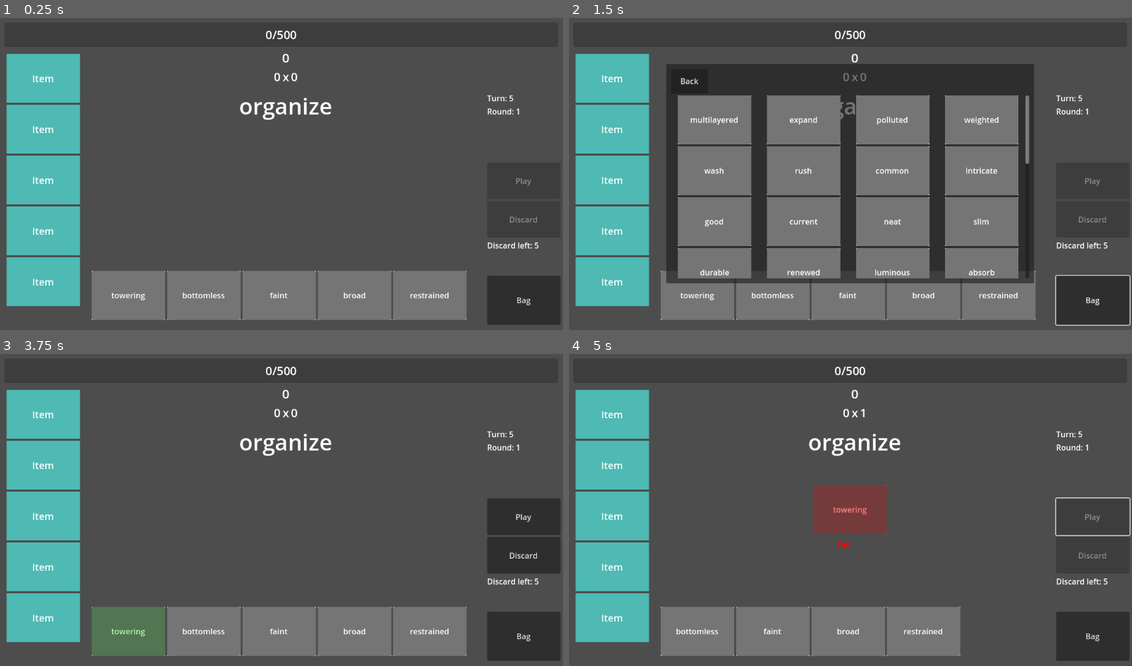
Above: before the commit, frames 1-4 (two rows, left to right).
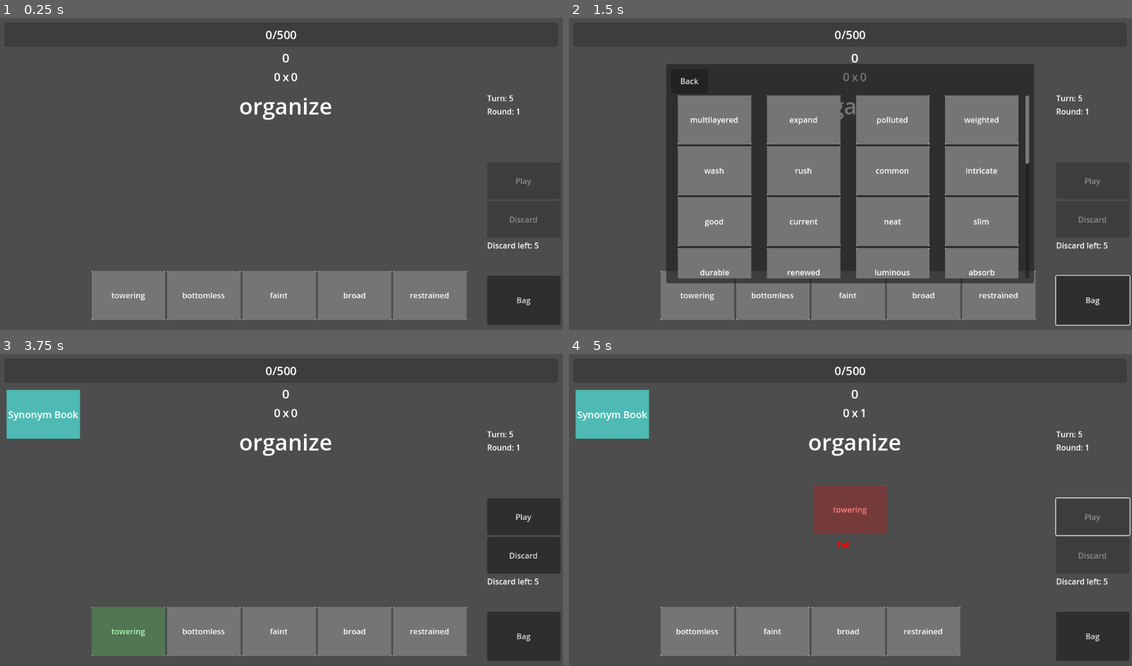
Above: after the commit, the same moments.

Repository: BMinh166/english-game-learning
Game: Godot game, scene res://scenes/Main.tscn
The game is run twice, just before and just after one commit, with the same random seed, the same clock (stepped at 60 frames per second) and the same inputs.
Inputs (mouse positions are in pixels of both pictures, inside the frame that each line leads up to):
- Up to frame 1 (0.25 s): no input
- Up to frame 2 (1.5 s): click "Bag" at 0.5 s; click "Bag" at 1.25 s
- Up to frame 3 (3.75 s): click "Bag" at 2 s; click "Back" at 2.75 s; tap Enter (ui_accept) at 3.5 s; move the mouse to (129, 631) at 3.52 s; hold Enter (ui_accept) from 3.53 s (still down); click (129, 631) at 3.67 s
- Up to frame 4 (5 s): release Enter (ui_accept) at 4.25 s; click "Play" at 4.25 s

The runs differ from the first frame. In frame 1, 10% of the frame differs, in the area x 1-15%, y 11-93%; in frame 2, 10%; in frame 3, 8.4%; in frame 4, 8.4%.

Commit message:
Add item feature

Diff:
--- /dev/null
+++ b/scenes/Items/Item.gd
@@ -0,0 +1,36 @@
+extends Control
+
+@onready var label = $MarginContainer/ColorRect/Label
+
+var item_data
+
+func setup(data):
+	item_data = data
+
+	label.text = data.name
+
+func activate():
+
+	scale = Vector2.ONE
+
+	var tween = create_tween()
+
+	modulate = Color(1.3, 1.3, 0.7)
+
+	tween.tween_property(
+		self,
+		"scale",
+		Vector2(1.1,1.1),
+		0.1
+	)
+
+	tween.tween_property(
+		self,
+		"scale",
+		Vector2.ONE,
+		0.1
+	)
+
+	await tween.finished
+
+	modulate = Color.WHITE
--- /dev/null
+++ b/scenes/Items/ItemContainer.gd
@@ -0,0 +1,11 @@
+extends Control
+
+
+# Called when the node enters the scene tree for the first time.
+func _ready() -> void:
+	pass # Replace with function body.
+
+
+# Called every frame. 'delta' is the elapsed time since the previous frame.
+func _process(delta: float) -> void:
+	pass
--- /dev/null
+++ b/scenes/Items/ItemDB.gd
@@ -0,0 +1,23 @@
+extends Node
+class_name ItemDB
+
+static var ITEMS = {
+
+	# =====================
+	# COMMON
+	# =====================
+
+	"synonym_book": {
+		"id": "synonym_book",
+		"name": "Synonym Book",
+		"rarity": "common",
+		"description": "Synonym relations gain +10 Point"
+	},
+
+	"lucky_pen": {
+		"id": "lucky_pen",
+		"name": "Lucky Pen",
+		"rarity": "common",
+		"description": "All +Mult effects gain +1 extra Mult"
+	}
+}
--- /dev/null
+++ b/scenes/Items/ItemManager.gd
@@ -0,0 +1,107 @@
+extends Node
+class_name ItemManager
+
+var items = []
+
+# =====================
+# ADD ITEM
+# =====================
+
+func add_item(item_id: String):
+	if item_id in items:
+		return
+
+	items.append(item_id)
+
+	print("ADD ITEM:", item_id)
+
+# =====================
+# REMOVE ITEM
+# =====================
+
+func remove_item(item_id: String):
+	items.erase(item_id)
+
+# =====================
+# CHECK ITEM
+# =====================
+
+func has_item(item_id: String) -> bool:
+	return item_id in items
+
+# =====================
+# GET PLAYER ITEMS
+# =====================
+
+func get_items() -> Array:
+	return items
+
+# =====================
+# MODIFY STEP
+# =====================
+
+func modify_step(step: Dictionary) -> Dictionary:
+
+	var result = step.duplicate()
+
+	print("\n===== ITEM MODIFY START =====")
+	print("ORIGINAL STEP:", result)
+
+	for item in items:
+
+		print("\nCHECK ITEM:", item)
+
+		#match item:
+
+	return result
+
+func modify_final(point, mult, data) -> Dictionary:
+
+	var result = {
+		"point": point,
+		"mult": mult
+	}
+
+	var effects = []
+
+	for item in items:
+
+		match item:
+
+			# =====================
+			# SYNONYM BOOK
+			# =====================
+
+			"synonym_book":
+				if !data.is_valid:
+					continue
+
+				if data.get("relation_type", "") == "synonym":
+
+					print("✅ SYNONYM BOOK ACTIVATED")
+					result.point += 10
+
+					effects.append({
+						"type": "add_point",
+						"value": 10,
+						"item_id": "synonym_book"
+					})
+
+			# =====================
+			# LUCKY PEN
+			# =====================
+
+			"lucky_pen":
+				if !data.is_valid:
+					continue
+				result.mult += 1
+				print("✅ LUCKY PEN ACTIVATED")
+				effects.append({
+					"type": "add_mult",
+					"value": 1,
+					"item_id": "lucky_pen"
+				})
+
+	result["effects"] = effects
+
+	return result
--- a/scenes/Items/item.tscn
+++ b/scenes/Items/item.tscn
@@ -1,4 +1,6 @@
-[gd_scene load_steps=2 format=3 uid="uid://dibgjlfac13mo"]
+[gd_scene load_steps=3 format=3 uid="uid://dibgjlfac13mo"]
+
+[ext_resource type="Script" uid="uid://l0t6vtj51psr" path="res://scenes/Items/Item.gd" id="1_ibweg"]
 
 [sub_resource type="LabelSettings" id="LabelSettings_vx682"]
 font_size = 20
@@ -9,6 +11,7 @@
 anchors_preset = 0
 offset_right = 40.0
 offset_bottom = 40.0
+script = ExtResource("1_ibweg")
 
 [node name="MarginContainer" type="MarginContainer" parent="."]
 layout_mode = 1
--- a/scenes/Items/item_container.tscn
+++ b/scenes/Items/item_container.tscn
@@ -1,5 +1,6 @@
-[gd_scene load_steps=2 format=3 uid="uid://dfacalig5kwqo"]
+[gd_scene load_steps=3 format=3 uid="uid://dfacalig5kwqo"]
 
+[ext_resource type="Script" uid="uid://bunmy5haabq1n" path="res://scenes/Items/ItemContainer.gd" id="1_1781g"]
 [ext_resource type="PackedScene" uid="uid://dibgjlfac13mo" path="res://scenes/Items/item.tscn" id="1_e1fji"]
 
 [node name="ItemContainer" type="Control"]
@@ -8,6 +9,8 @@
 anchors_preset = 0
 offset_right = 170.0
 offset_bottom = 536.0
+size_flags_vertical = 3
+script = ExtResource("1_1781g")
 
 [node name="MarginContainer" type="MarginContainer" parent="."]
 layout_mode = 0
--- a/scripts/GameManager.gd
+++ b/scripts/GameManager.gd
@@ -5,6 +5,7 @@
 var score_system
 var generate_words
 var chain_system
+var item_manager
 
 var max_discard = 5
 var discard_left = 5
@@ -34,6 +35,8 @@
 signal clear_center_cards()
 signal show_floating_text(card_ref, data)
 signal set_card_highlight(card, state, type)
+signal update_item_ui()
+signal activate_item_slot(item_id)
 
 func _ready():
 	word_db = WordDB
@@ -41,6 +44,7 @@
 	score_system = Score.new()
 	generate_words = GenerateWords.new()
 	chain_system = ChainSystem.new()
+	item_manager = ItemManager.new()
 #
 	start_game()
 		#
@@ -164,6 +168,9 @@
 
 	# ===== BASE STEPS =====
 	for step in steps:
+
+		# ITEM MODIFY
+		step = item_manager.modify_step(step)
 		apply_step(step)
 
 		emit_signal("show_floating_text", card, {
@@ -212,11 +219,43 @@
 			"text": text,
 			"type": "chain"
 		})
-
+		await wait_step()
 		#await get_tree().create_timer(0.3).timeout
 
 	# 👉 áp dụng mult cuối (ROUND TẠI ĐÂY)
 	mult = int(final_mult)
+
+	# =====================
+	# FINAL ITEM MODIFY
+	# =====================
+
+	var relation_type = ""
+
+	if !steps.is_empty():
+		relation_type = steps[0].get("relation_type", "")
+
+	var final_data = item_manager.modify_final(
+		point,
+		mult,
+		{
+			"is_valid": is_valid,
+			"card": card,
+			"relation_type": relation_type
+		}
+	)
+
+	point = final_data.point
+	mult = final_data.mult
+
+	for effect in final_data.effects:
+
+		emit_signal("show_floating_text", card, {
+			"text": get_item_effect_text(effect),
+			"type": effect.type
+		})
+
+		emit_signal("activate_item_slot", effect.item_id)
+		await wait_step()
 
 	#mult *= mult
 	#mult *= mult
@@ -234,6 +273,21 @@
 	emit_signal("set_card_highlight", card, false, "")
 
 	return score_one
+
+func get_item_effect_text(effect):
+
+	match effect.type:
+
+		"add_point":
+			return "+" + str(effect.value) + " Point"
+
+		"add_mult":
+			return "+" + str(effect.value) + " Mult"
+
+		"mul_score":
+			return "x" + str(effect.value) + " Score"
+
+	return effect.type
 
 func format_float(value: float) -> String:
 	var s = str(value)
@@ -367,6 +421,16 @@
 		bag.remove_at(rand_index)
 
 	emit_signal("update_state_ui", get_state())
+
+func debug_add_item(item_id: String):
+
+	if item_manager.get_items().size() >= 5:
+		print("ITEM INVENTORY FULL")
+		return
+
+	item_manager.add_item(item_id)
+
+	emit_signal("update_item_ui")
 
 func get_state():
 	return {
--- a/scripts/Ui.gd
+++ b/scripts/Ui.gd
@@ -10,11 +10,14 @@
 @onready var play_button = $MarginContainer/Main/Body/RightContainer/PlayButtonContainer/PlayButton
 @onready var discard_button = $MarginContainer/Main/Body/RightContainer/PlayButtonContainer/DiscardButton
 @onready var center_area = $MarginContainer/Main/Body/CenterArea/CenterPlayArea
+@onready var item_container = $MarginContainer/Main/Body/ItemContainer/MarginContainer/VBoxContainer
 
 var selected_indices = []
+var item_slots = {}
 var max_select = 5
 var current_state
 var floating_scene = preload("res://scenes/Card/FloatingText.tscn")
+var item_scene = preload("res://scenes/Items/item.tscn")
 
 func _ready():
 	GameManager.connect("update_state_ui", update_state_ui)
@@ -23,9 +26,12 @@
 	GameManager.connect("clear_center_cards", _on_clear_center)
 	GameManager.connect("show_floating_text", _on_show_floating_text)
 	GameManager.connect("set_card_highlight", _on_set_card_highlight)
+	GameManager.connect("update_item_ui", update_item_ui)
+	GameManager.connect("activate_item_slot",_on_activate_item_slot)
 	hand_scene.connect("card_selected", _on_card_selected)
 
 	update_state_ui(GameManager.get_state())
+	update_item_ui()
 
 func update_state_ui(state):
 	current_state = state
@@ -68,6 +74,35 @@
 
 	update_buttons()
 
+func update_item_ui():
+
+	item_slots.clear()
+
+	# clear cũ
+	for child in item_container.get_children():
+		child.queue_free()
+
+	await get_tree().process_frame
+
+	# lấy item player đang giữ
+	var items = GameManager.item_manager.get_items()
+
+	for item_id in items:
+
+		var data = ItemDB.ITEMS[item_id]
+
+		var slot = item_scene.instantiate()
+
+		item_container.add_child(slot)
+
+		slot.reset_size()
+		slot.setup(data)
+
+		print("ITEM SIZE:", slot.size)
+		print("ITEM MIN SIZE:", slot.custom_minimum_size)
+
+		item_slots[item_id] = slot
+
 func _on_play_cards(cards):
 	var selected_cards = cards
 
@@ -130,6 +165,12 @@
 		"fail":
 			color = Color.RED
 
+		"chain":
+			color = Color.ORANGE
+
+		"item":
+			color = Color.GOLD
+
 	print("FT_TEXT SIZE BEFORE PLAY:", ft.size)
 
 	# 👇 đặt center (KHÔNG trừ size ở đây nữa)
@@ -141,7 +182,7 @@
 	print("FT_POS BEFORE PLAY:", ft.position)
 
 	await ft.play(data.text, color)
-	#await get_tree().create_timer(0.1).timeout
+	#await get_tree().create_timer(0.6).timeout
 
 func _on_set_card_highlight(card, state, type):
 	if !is_instance_valid(card):
@@ -182,3 +223,21 @@
 	GameManager.discard_selected(selected_indices)
 	selected_indices.clear()
 	update_hand_selection()
+
+func _on_activate_item_slot(item_id):
+
+	if !item_slots.has(item_id):
+		return
+
+	var slot = item_slots[item_id]
+
+	if slot.has_method("activate"):
+		slot.activate()
+
+func _input(event):
+
+	if event.is_action_pressed("ui_accept"):
+		GameManager.debug_add_item("synonym_book")
+
+	if event.is_action_pressed("ui_cancel"):
+		GameManager.debug_add_item("lucky_pen")
Not shown, added: scenes/Items/Item.gd.uid
Not shown, added: scenes/Items/ItemContainer.gd.uid
Not shown, added: scenes/Items/ItemDB.gd.uid
Not shown, added: scenes/Items/ItemManager.gd.uid
